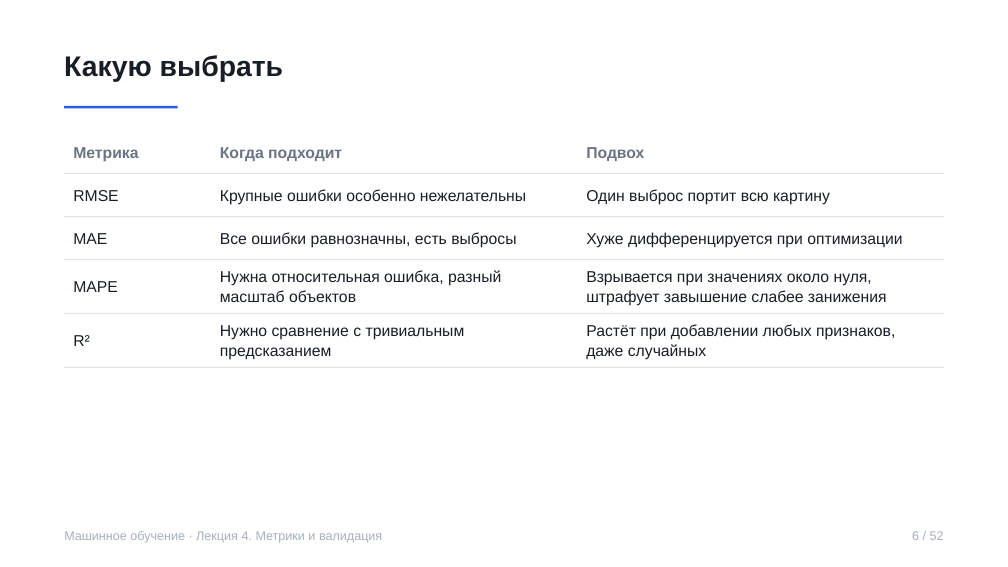
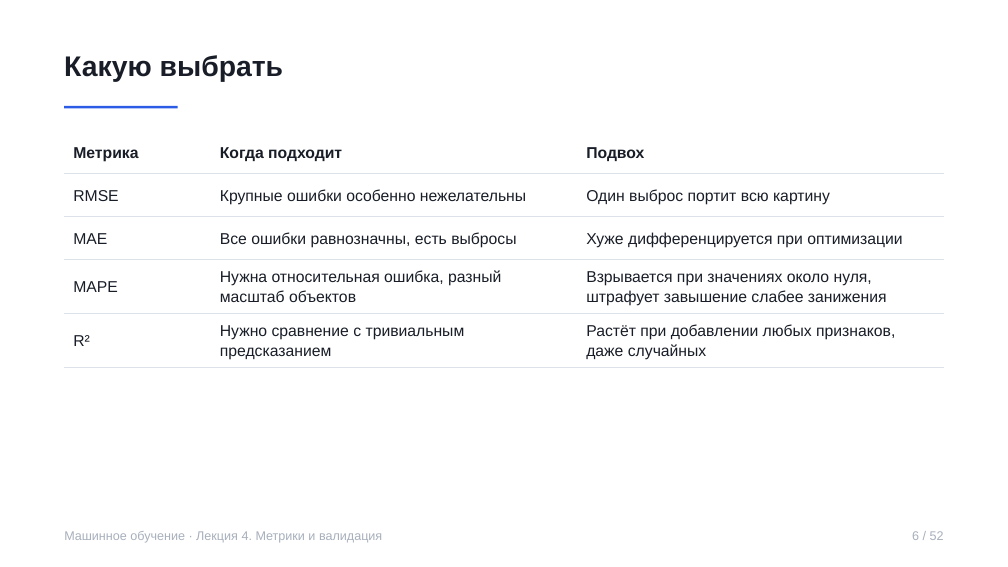
Before and after one commit to rustam-azimov/ml-course-hse, a slide deck: slide 6 of lectures/lecture04.pptx. Drawn at 1008x567 pixels with LibreOffice and Linux fonts; fonts in the diff are those of the drawing. Boxes give left, top, right and bottom in pixels: in the first picture for what was removed or moved away, otherwise in the second. Text is boxed around its words. In the diff, an @@ line names an element or a change of style, - is before the commit and + after.

```diff
--- a/lectures/lecture04.pptx
+++ b/lectures/lecture04.pptx
@@ table at [64, 130, 944, 364] @@
@@ text colour #6B7484 to #181D27 in "Метрика", "Когда подходит", "Подвох" @@
```
Also in this commit, not shown: 43 other slides changed, 5 other files.
